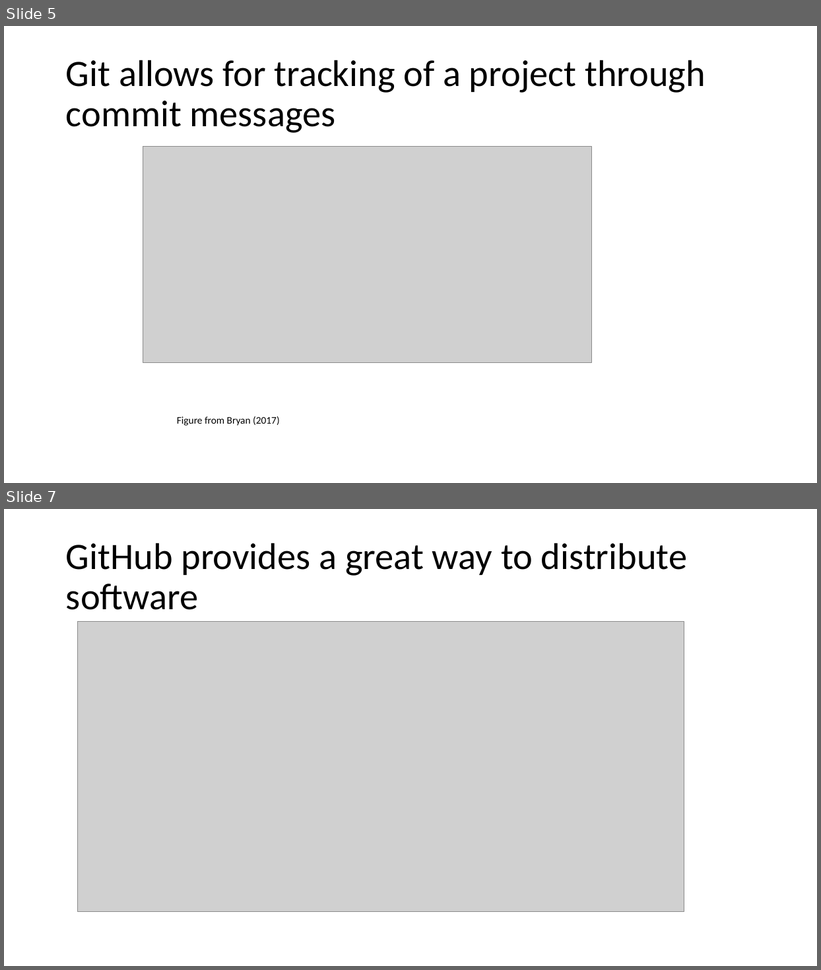
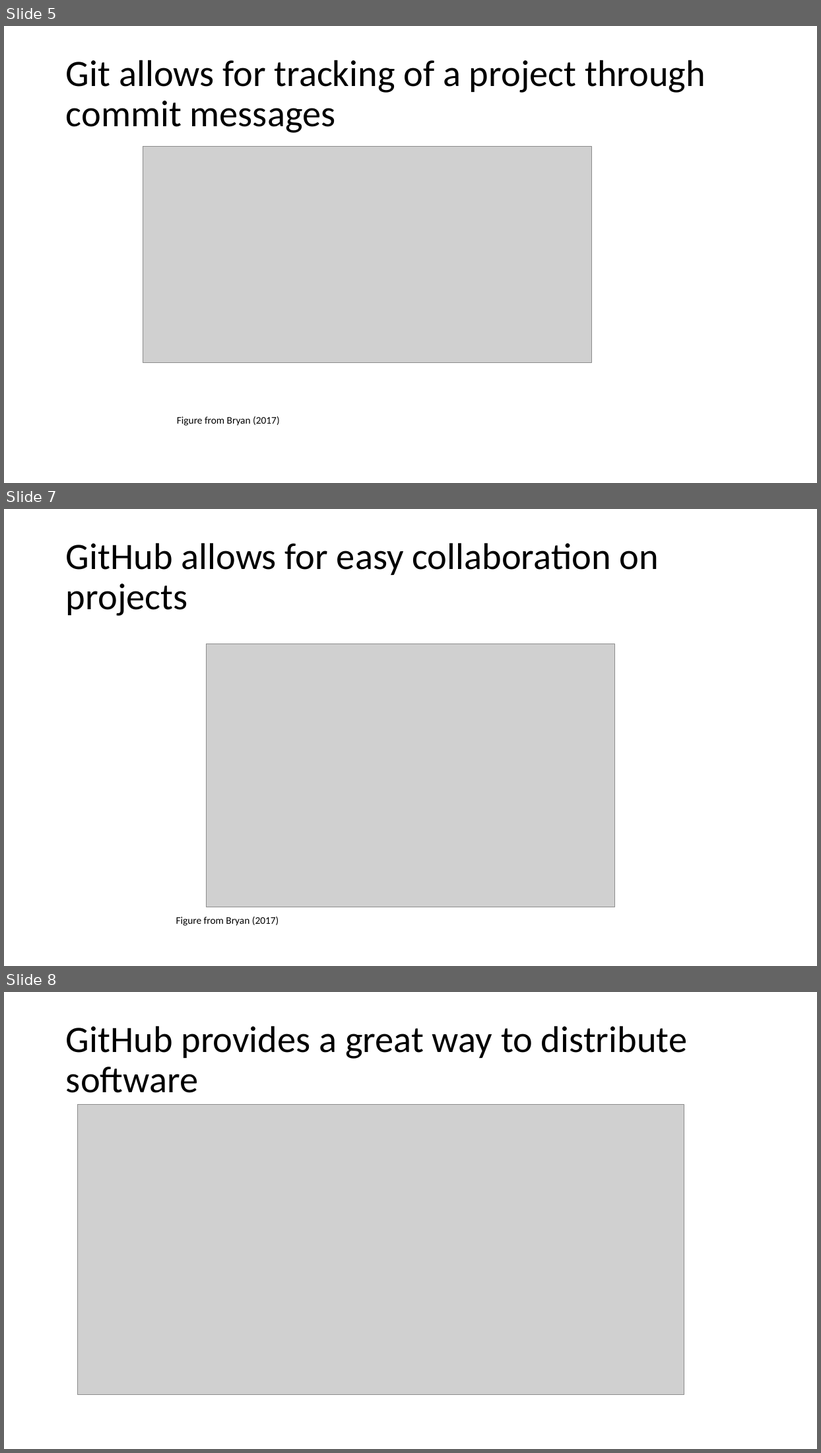
Before and after one commit to jfiksel/intro_to_git_and_github, a slide deck: intro_to_git_github.pptx. Shown one above the other, each under a label of ours: slides 5 and 7 before the commit, slides 5, 7 and 8 after it; the slides between them are not shown. The pictures are 821x970 and 821x1453 pixels, drawn with LibreOffice and Linux fonts; fonts in the diff are those of the drawing; grey boxes stand for pictures. Boxes give left, top, right and bottom in pixels: in the first picture for what was removed or moved away, otherwise in the second. Text is boxed around its words. In the diff, an @@ line names an element or a change of style, - is before the commit and + after.

```diff
--- a/intro_to_git_github.pptx
+++ b/intro_to_git_github.pptx
@@ slide 7 added at (x1=4, y1=509, x2=817, y2=966), background #FFFFFF @@
@@ title added at (x1=66, y1=543, x2=659, y2=616), 44 pt, text #000000 @@
+GitHub allows for easy collaboration on projects
@@ picture added at (x1=207, y1=644, x2=614, y2=908) @@
@@ text added at (x1=176, y1=917, x2=279, y2=926), 12 pt, text #000000 @@
+Figure from Bryan (2017)
@@ what was slide 7 is now slide 8 @@
```
Also in this commit, not shown: 1 slide changed, 1 other slide added, 2 other files.
